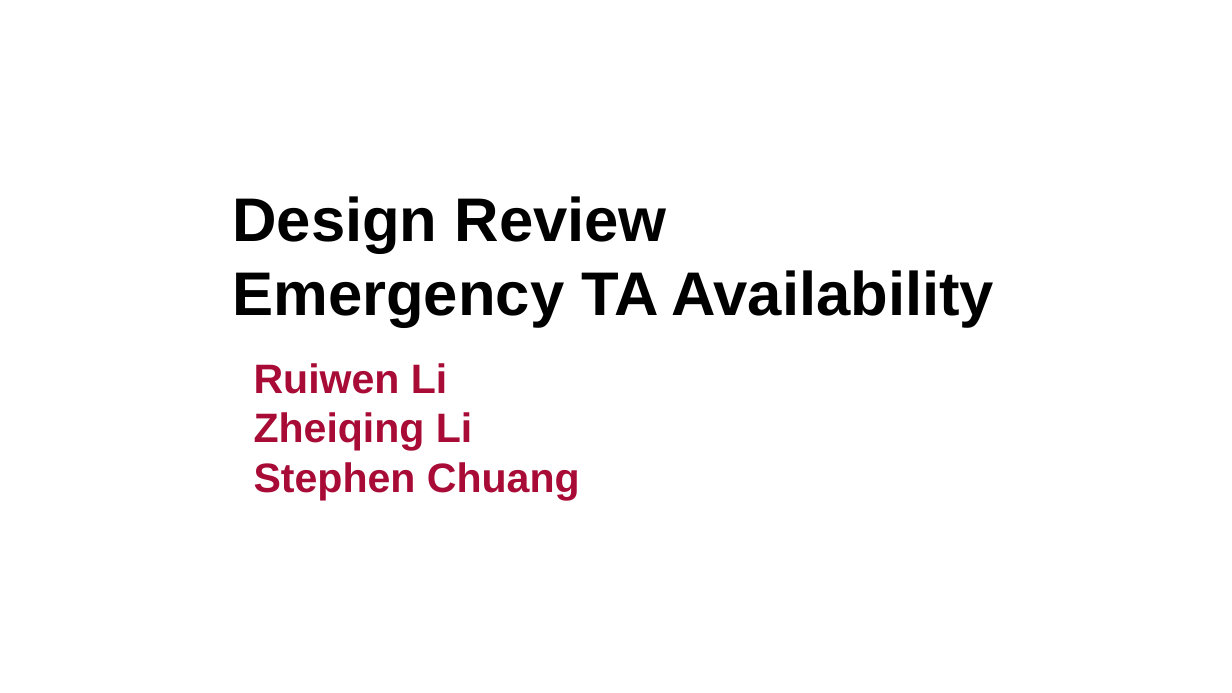
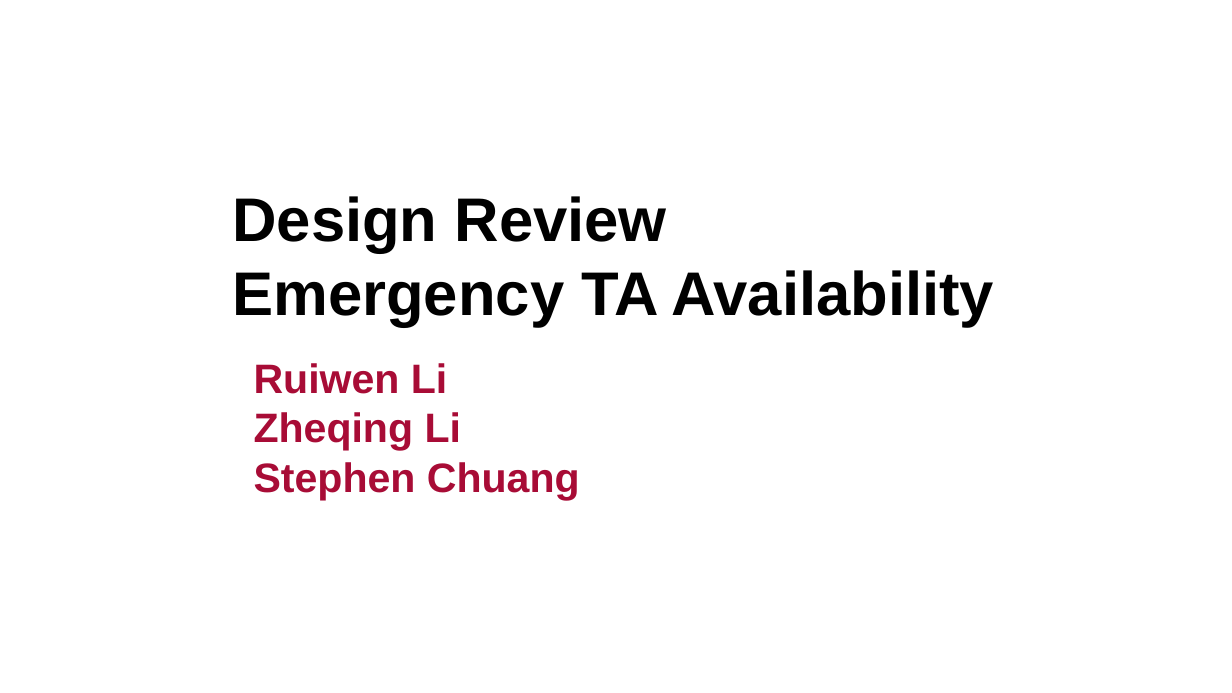
Before and after one commit to louiseruiwenli/availableTA, a slide deck: slide 1 of Design Review.pptx. Drawn at 1232x693 pixels with LibreOffice and Linux fonts; fonts in the diff are those of the drawing; background and template pictures are left out. Boxes give left, top, right and bottom in pixels: in the first picture for what was removed or moved away, otherwise in the second. Text is boxed around its words. In the diff, an @@ line names an element or a change of style, - is before the commit and + after.

Commit message:
Update design review

```diff
--- a/Design Review.pptx
+++ b/Design Review.pptx
@@ subtitle at <box>254,412,461,451</box>: text changed @@
-Zheiqing Li
+Zheqing Li
```
Also in this commit, not shown: 1 other slide changed, 1 slide added.
